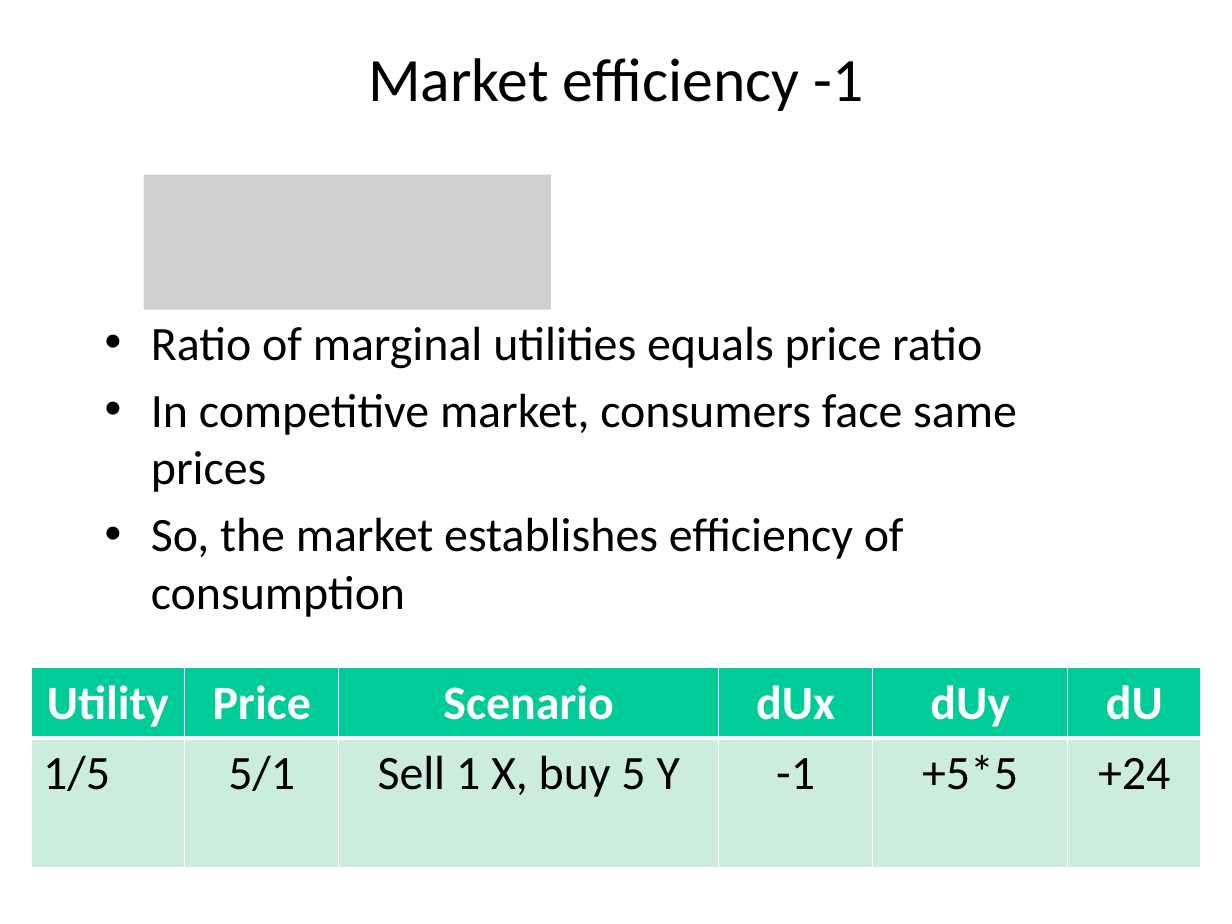
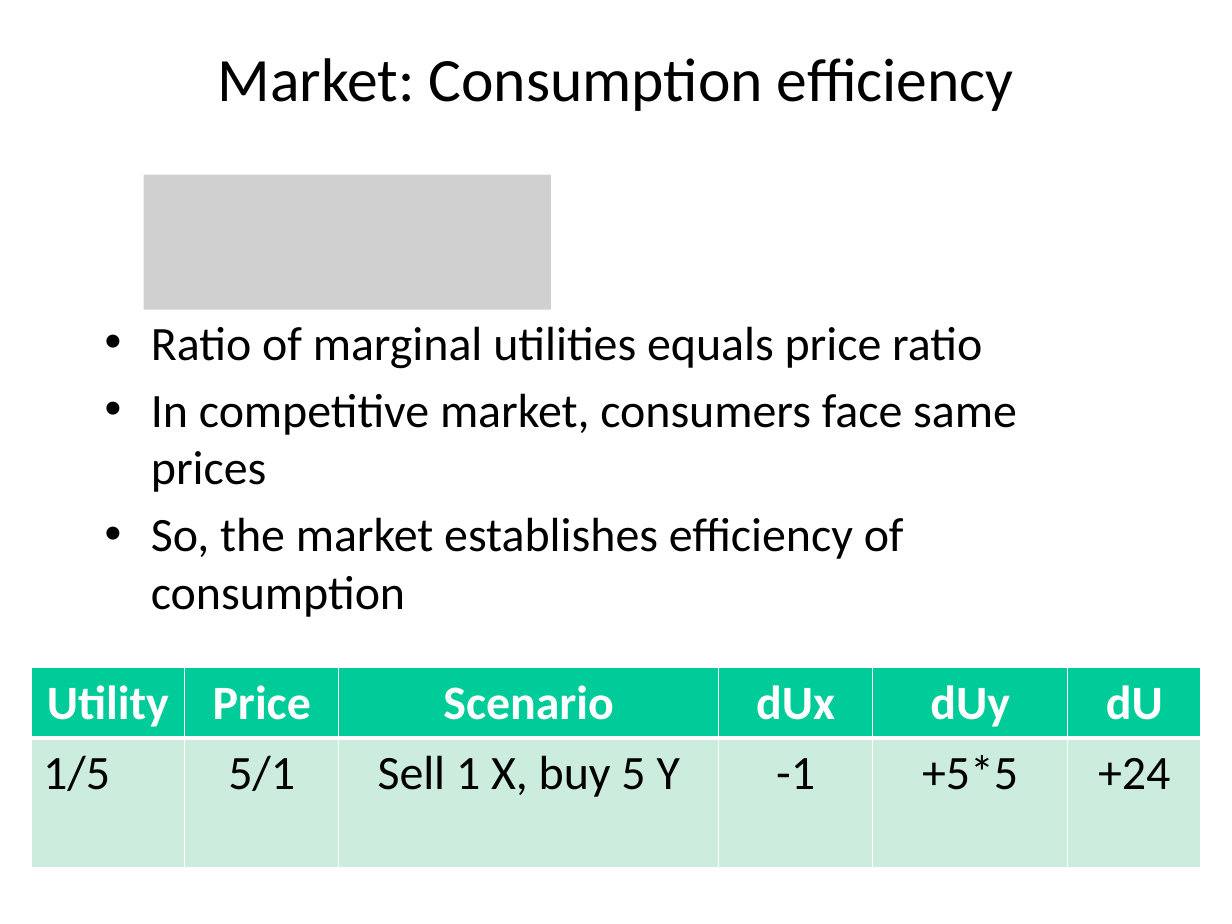
Before and after one commit to rtol/Environmental-Economics, a slide deck: slide 13 of EE2 Externalities.pptx (slide 11 before the commit). Drawn at 1232x924 pixels with LibreOffice and Linux fonts; fonts in the diff are those of the drawing; grey boxes stand for pictures. Boxes give left, top, right and bottom in pixels: in the first picture for what was removed or moved away, otherwise in the second. Text is boxed around its words. In the diff, an @@ line names an element or a change of style, - is before the commit and + after.

```diff
--- a/EE2 Externalities.pptx
+++ b/EE2 Externalities.pptx
@@ title at (x1=218, y1=58, x2=1014, y2=111): text changed @@
-Market efficiency -1
+Market: Consumption efficiency
```
Also in this commit, not shown: 3 other slides changed, 6 slides added, 1 other file.
